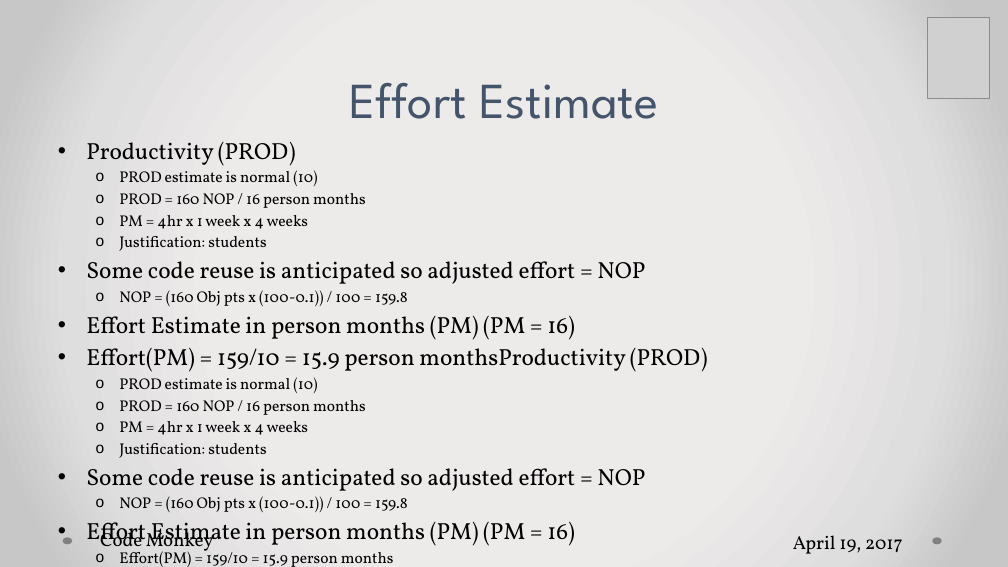
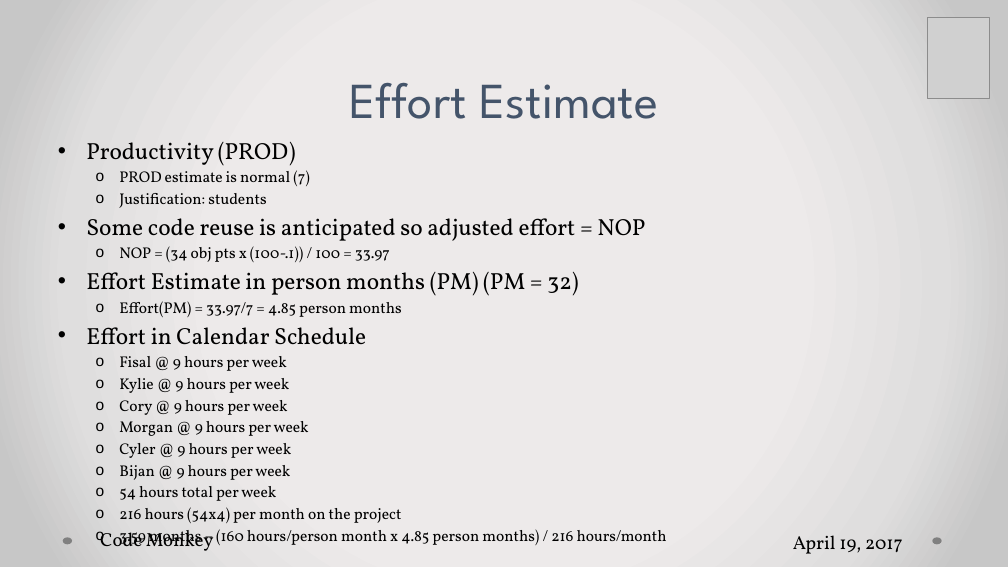
Before and after one commit to falsabhan/D.Eco, a slide deck: slide 9 of Sprint1Edited.pptx. Drawn at 1008x567 pixels with LibreOffice and Linux fonts; fonts in the diff are those of the drawing; grey boxes stand for pictures. Boxes give left, top, right and bottom in pixels: in the first picture for what was removed or moved away, otherwise in the second. Text is boxed around its words. In the diff, an @@ line names an element or a change of style, - is before the commit and + after.

```diff
--- a/Sprint1Edited.pptx
+++ b/Sprint1Edited.pptx
@@ text at [119,170,310,186]: text changed @@
-  o PROD estimate is normal (10)
-  o PROD = 160 NOP / 16 person months
-  o PM = 4hr x 1 week x 4 weeks
+  o PROD estimate is normal (7)
@@ text at [86,246,667,546]: text changed @@
-  o NOP = (160 Obj pts x (100-0.1)) / 100 = 159.8
-• Effort Estimate in person months (PM) (PM = 16)
-• Effort(PM) = 159/10 = 15.9 person monthsProductivity (PROD)
-  o PROD estimate is normal (10)
-  o PROD = 160 NOP / 16 person months
-  o PM = 4hr x 1 week x 4 weeks
-  o Justification: students
-• Some code reuse is anticipated so adjusted effort = NOP
-  o NOP = (160 Obj pts x (100-0.1)) / 100 = 159.8
-• Effort Estimate in person months (PM) (PM = 16)
-  o Effort(PM) = 159/10 = 15.9 person months
+  o NOP = (34 obj pts x (100-.1)) / 100 = 33.97
+• Effort Estimate in person months (PM) (PM = 32)
+  o Effort(PM) = 33.97/7 = 4.85 person months
+• Effort in Calendar Schedule
+  o Fisal @ 9 hours per week
+  o Kylie @ 9 hours per week
+  o Cory @ 9 hours per week
+  o Morgan @ 9 hours per week
+  o Cyler @ 9 hours per week
+  o Bijan @ 9 hours per week
+  o 54 hours total per week
+  o 216 hours (54x4) per month on the project
+  o 3.59 months – (160 hours/person month x 4.85 person months) / 216 hours/month
```
Also in this commit, not shown: 4 other files.
